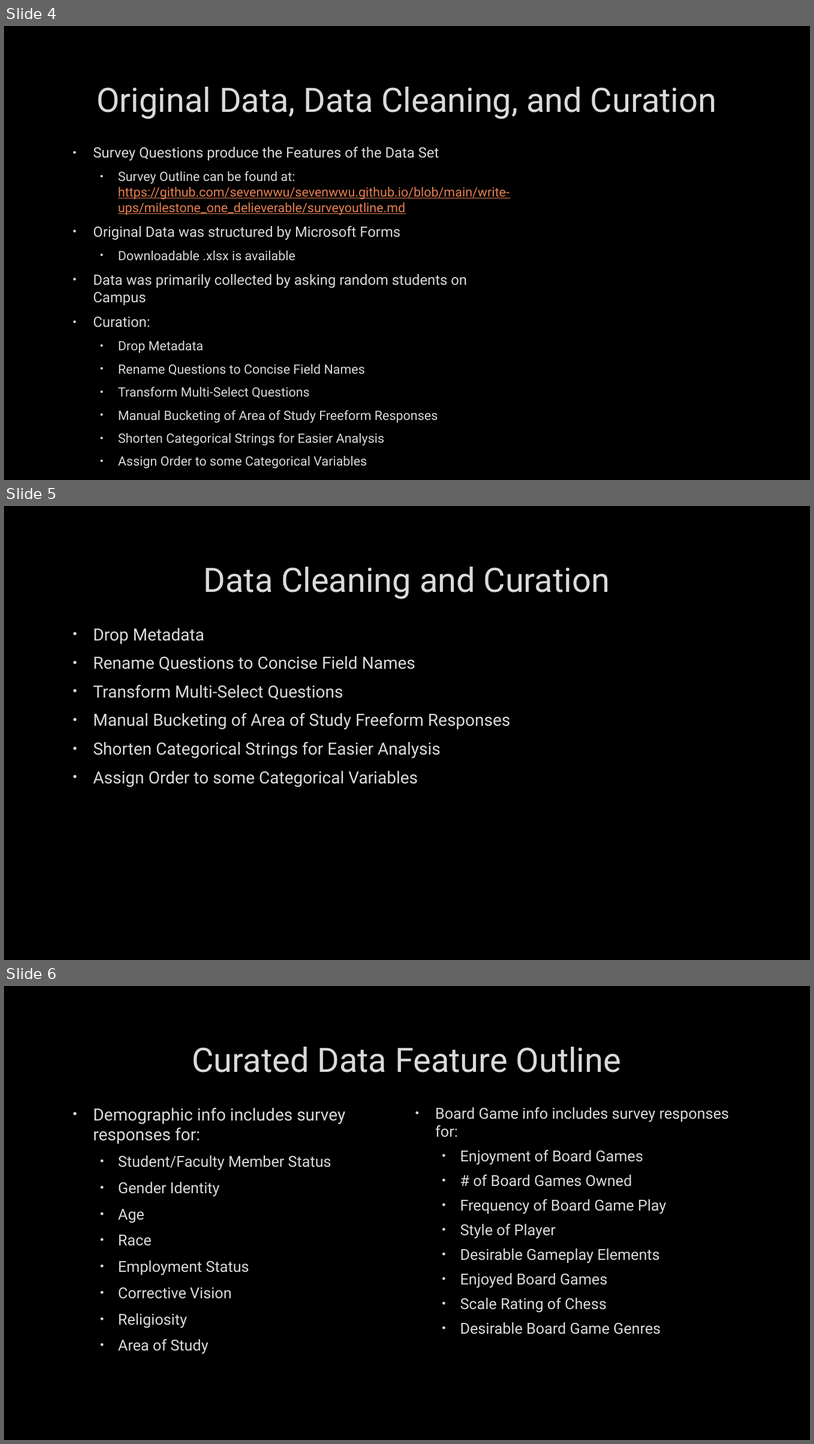
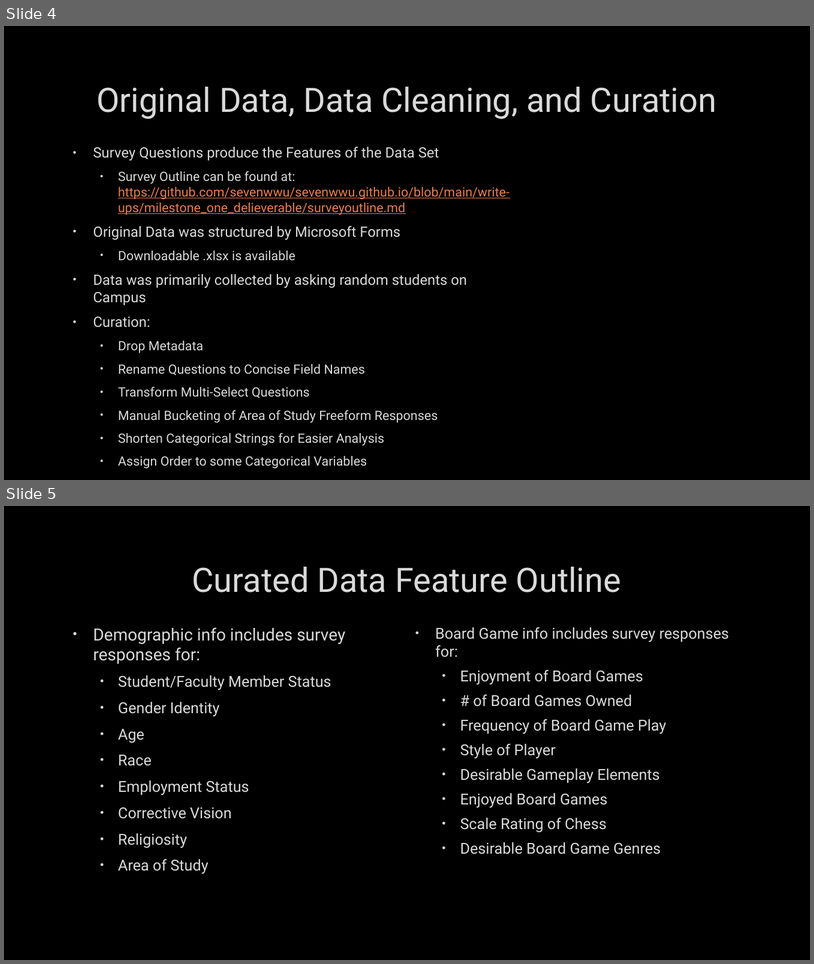
Before and after one commit to sevenwwu/sevenwwu.github.io, a slide deck: write-ups/presentation.pptx. Shown one above the other, each under a label of ours: slides 4, 5 and 6 before the commit, slides 4 and 5 after it. The pictures are 814x1444 and 814x964 pixels, drawn with LibreOffice and Linux fonts; fonts in the diff are those of the drawing; background and template pictures are left out. Boxes give left, top, right and bottom in pixels: in the first picture for what was removed or moved away, otherwise in the second. Text is boxed around its words. In the diff, an @@ line names an element or a change of style, - is before the commit and + after.

```diff
--- a/write-ups/presentation.pptx
+++ b/write-ups/presentation.pptx
@@ slide 5 removed at bbox=[4, 506, 810, 960], background picture (left out) @@
@@ title removed at bbox=[204, 567, 610, 599] @@
-Data Cleaning and Curation
@@ text removed at bbox=[93, 628, 511, 787] @@
-• Drop Metadata
-• Rename Questions to Concise Field Names
-• Transform Multi-Select Questions
-• Manual Bucketing of Area of Study Freeform Responses
-• Shorten Categorical Strings for Easier Analysis
-• Assign Order to some Categorical Variables
@@ what was slide 6 is now slide 5 @@
```
Also in this commit, not shown: 7 slides changed, 6 slides added, 1 other slide removed.
